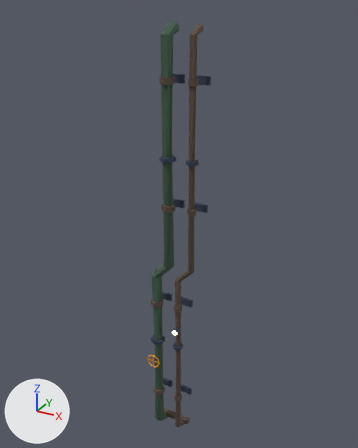
What one commit did to the glTF model public/assets/models/city/city_pipe_run.glb.
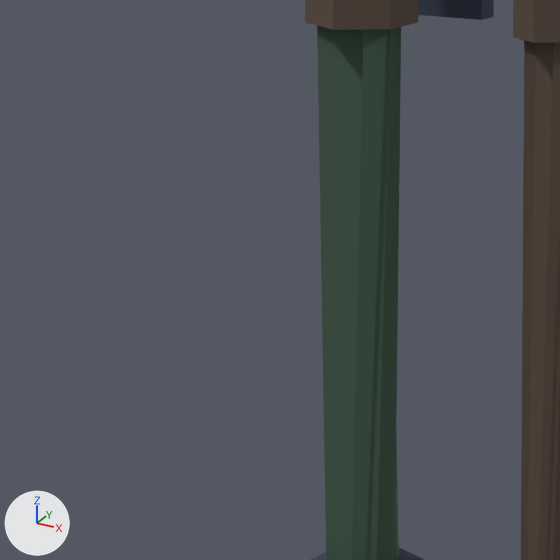
The first picture shows the older version from a camera (50 mm lens) standing at (3.03, -5.41, 6.21) and looking at (0.04, 0.02, 3.5). The close-ups show the older and then the newer version on the part from 33% to 54% of the width and 18% to 35% of the height of that picture. Only the edits that show in the close-ups are written down. Every picture has the same lights, and +X, +Y and +Z are marked at lower left. Where no turn or scale is listed for an object, it has been applied to the vertices. Vertices at exactly the same position are counted once.

The first close-up shows 'pipe', 'pipe.001', 'pipe_clamp.003', 'pipe_clamp.007', 'wall_plate.003' and 1 more.
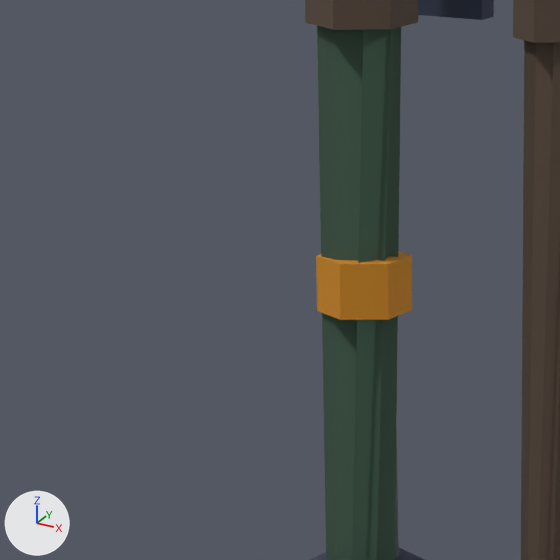
What differs and where, as boxes (x1, y1, x2, y2) in the close-ups (560 x 560 px):
```json
{"object": "valve_spoke", "change": "reshaped", "after": [316, 251, 412, 320], "on screen": "not visible before"}
```

Edits to the scene script, one JSON object a line:
```json
{"block": "me_valve_spoke", "where": "# used by ob_valve_spoke; location = (-0.18, -0.36, 1.367)"}
{"op": "remove", "block": "me_valve_spoke", "code": "me_valve_spoke.from_pydata(...)  # 8 vertices, 12 faces; spans x -0.1..0.1, y -0.006..0.006, z -0.006..0.006"}
{"op": "add", "block": "me_valve_spoke", "code": "me_valve_spoke.from_pydata(...)  # 32 vertices, 52 faces; spans x -0.1..0.268, y -0.006..0.218, z -0.35..3.64"}
{"block": "me_valve_spoke", "change": "me_valve_spoke part 1: a new loose piece, a 6-sided cylinder along z spanning x 0.132..0.268, y 0.062..0.218, z 3.55..3.64, in mat_mat_hivis (orange #d08a1c)"}
{"block": "me_valve_spoke", "change": "other edits to the shape of me_valve_spoke do not show in these pictures"}
```
